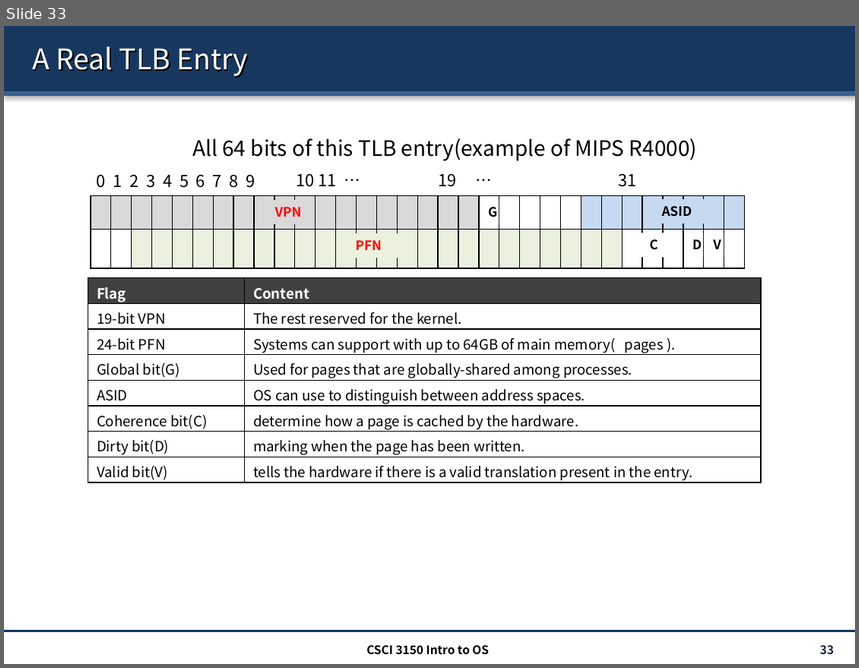
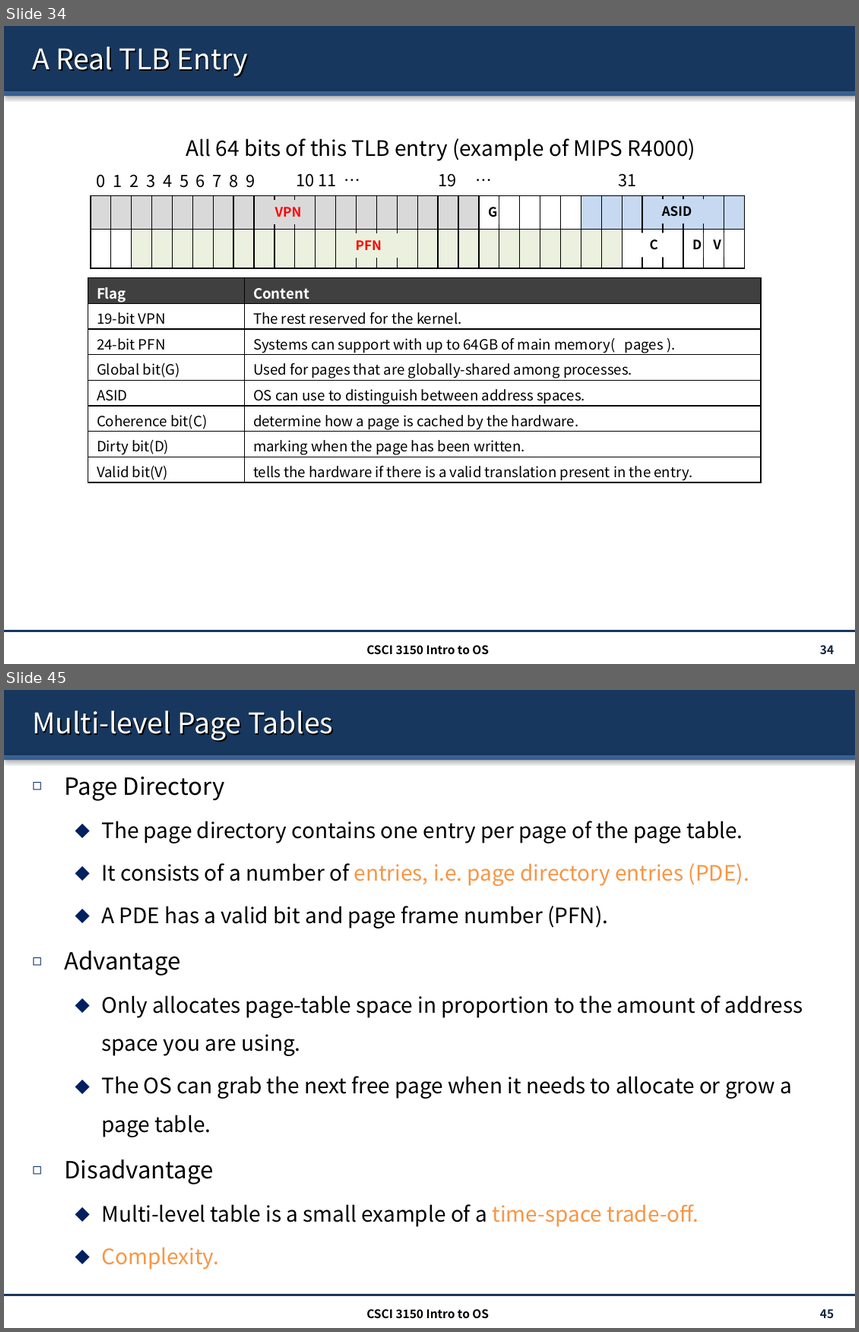
Before and after one commit to henryhxu/CSCI3150, a slide deck: lecture/lec11_paging.pptx. Shown one above the other, each under a label of ours: slide 33 before the commit, slides 34 and 45 after it; the slides between them are not shown. The pictures are 859x668 and 859x1332 pixels, drawn with LibreOffice and Linux fonts; fonts in the diff are those of the drawing. Boxes give left, top, right and bottom in pixels: in the first picture for what was removed or moved away, otherwise in the second. Text is boxed around its words. In the diff, an @@ line names an element or a change of style, - is before the commit and + after.

```diff
--- a/lecture/lec11_paging.pptx
+++ b/lecture/lec11_paging.pptx
@@ slide 45 added at (4,690,855,1328), background #FFFFFF; not listed: 3 template elements that a slide beside it also shows @@
@@ title added at (32,711,333,741), 24 pt, text #FFFFFF @@
+Multi-level Page Tables
@@ text added at (64,777,804,1270), 18 pt, text #000000 @@
+◻ Page Directory
+  ⬥ The page directory contains one entry per page of the page table.
+  ⬥ It consists of a number of entries, i.e. page directory entries (PDE).
+  ⬥ A PDE has a valid bit and page frame number (PFN).
+◻ Advantage
+  ⬥ Only allocates page-table space in proportion to the amount of address space you are using.
+  ⬥ The OS can grab the next free page when it needs to allocate or grow a page table.
+◻ Disadvantage
+  ⬥ Multi-level table is a small example of a time-space trade-off.
+  ⬥ Complexity.
@@ text added at (367,1309,489,1319), 10 pt, text #000000, bold @@
+CSCI 3150 Intro to OS
@@ page number added at (820,1309,834,1319), 10 pt, text #0F243E, bold @@
+45
@@ what was slide 33 is now slide 34 @@
@@ slide 34 changed as well @@
@@ text at (186,138,696,161): spaces changed @@
-All 64 bits of this TLB entry(example of MIPS R4000)
+All 64 bits of this TLB entry (example of MIPS R4000)
@@ page number at (820,645,834,655): text changed @@
-33
+34
```
Also in this commit, not shown: 6 other slides changed, 23 other slides added.
